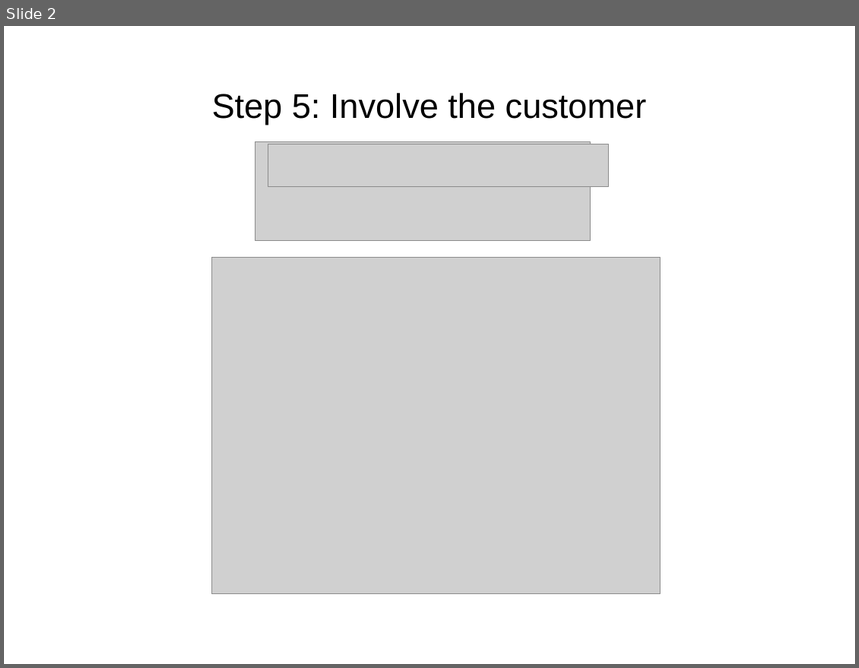
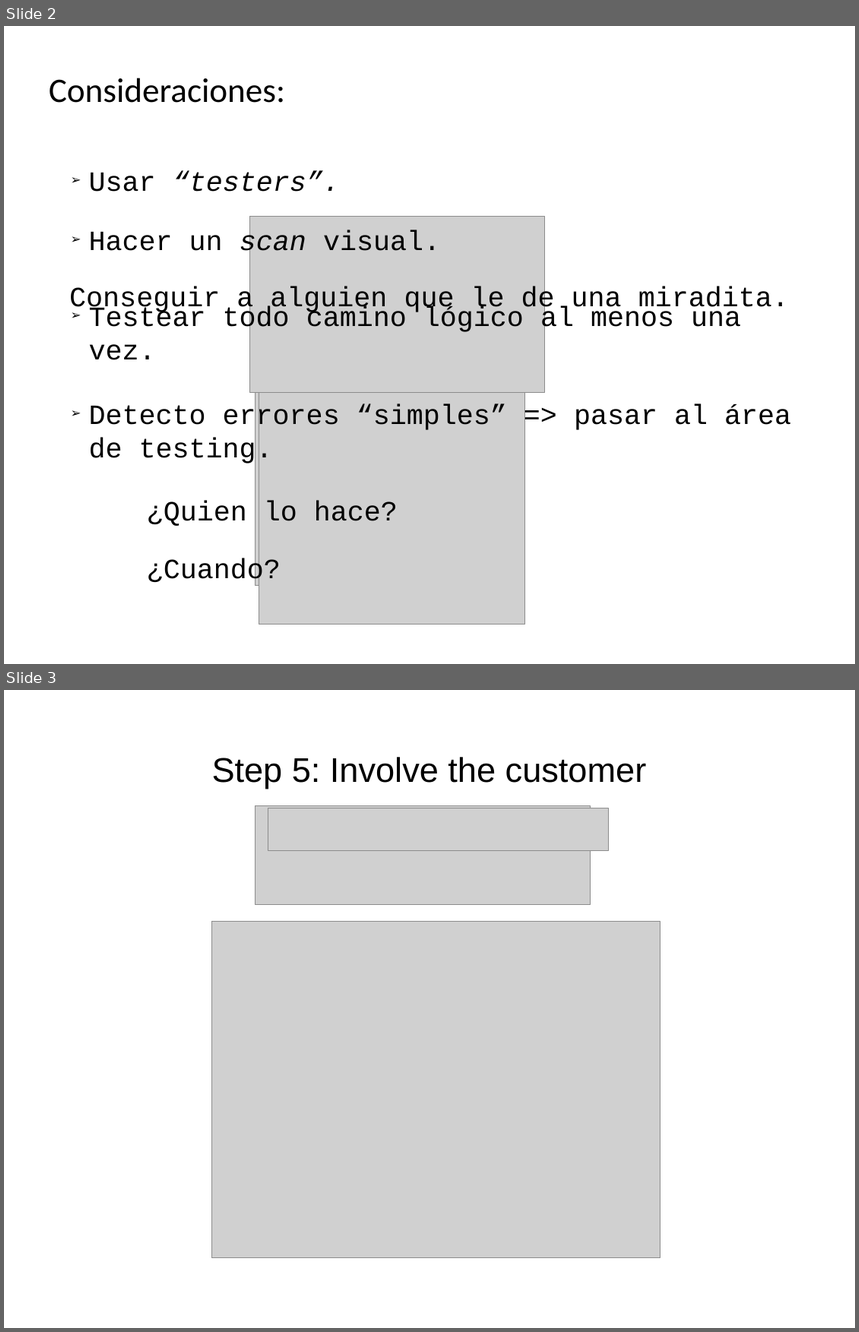
Before and after one commit to Maturuleco/ingdesoft2, a slide deck: Paper/PresentaciónMatias.odp. Shown one above the other, each under a label of ours: slide 2 before the commit, slides 2 and 3 after it. The pictures are 859x668 and 859x1332 pixels, drawn with LibreOffice and Linux fonts; fonts in the diff are those of the drawing; grey boxes stand for pictures. Boxes give left, top, right and bottom in pixels: in the first picture for what was removed or moved away, otherwise in the second. Text is boxed around its words. In the diff, an @@ line names an element or a change of style, - is before the commit and + after.

```diff
--- a/Paper/PresentaciónMatias.odp
+++ b/Paper/PresentaciónMatias.odp
@@ slide 2 added at (4, 26, 855, 664), background #FFFFFF @@
@@ text added at (49, 78, 285, 103), 32 pt, text #000000 @@
+Consideraciones:
@@ text added at (89, 171, 340, 192), 26 pt, text #000000, italic @@
+➢ Usar “testers”.
@@ text added at (89, 230, 440, 259), 26 pt, text #000000 @@
+➢ Hacer un scan visual.
@@ picture added at (250, 217, 544, 393) @@
@@ text added at (69, 287, 789, 315), 26 pt, text #000000 @@
+Conseguir a alguien que le de una miradita.
@@ text added at (89, 306, 741, 360), 26 pt, text #000000 @@
+➢ Testear todo camino lógico al menos una vez.
@@ picture added at (255, 335, 509, 586) @@
@@ picture added at (259, 358, 525, 625) @@
@@ text added at (89, 404, 791, 466), 26 pt, text #000000 @@
+➢ Detecto errores “simples” => pasar al área de testing.
@@ text added at (147, 501, 398, 526), 26 pt, text #000000 @@
+¿Quien lo hace?
@@ text added at (147, 559, 281, 587), 26 pt, text #000000 @@
+¿Cuando?
@@ what was slide 2 is now slide 3 @@
```
Also in this commit, not shown: 2 slides changed.
